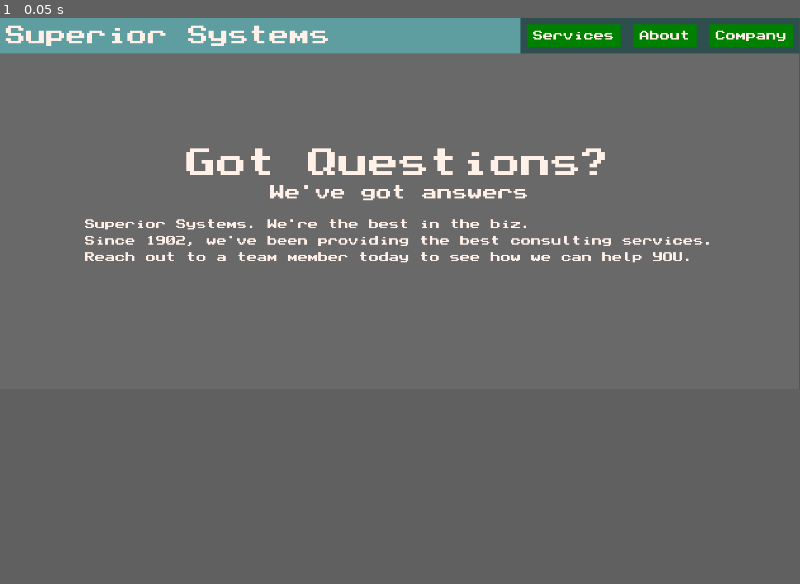
Above: before the commit, frame 1.
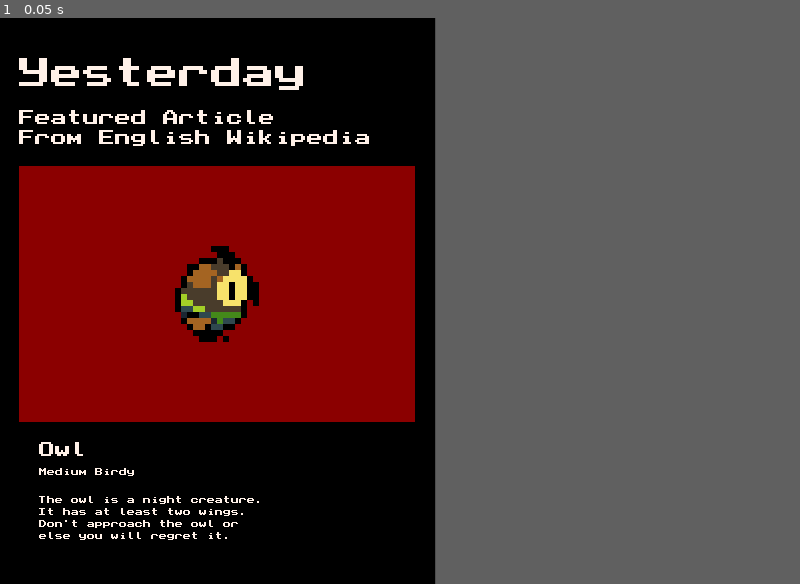
Above: after the commit, the same moment.

Repository: pilsef/drawing-nl
Game: Godot game, scene res://Root.tscn
The game is run twice, just before and just after one commit, with the same random seed, the same clock (stepped at 60 frames per second) and the same inputs.
Inputs:
- Up to frame 1 (0.05 s): no input
In our replay, the window is 800x371 before the commit and 436x566 after it. These sizes can differ from the game's own. Grey fills any space a smaller window leaves; there, only what the larger window draws over its background counts as a difference.

The runs differ from the first frame. In frame 1, 43% of the frame differs, in the area x 0-100%, y 0-100%.

Commit message:
cleanup

Diff:
--- a/Boot.gd
+++ b/Boot.gd
@@ -2,7 +2,7 @@
 
 func _ready():
 
-	var rq_gu = load("res://windo_test.tres").rq_gu
+	var rq_gu = load("res://windo.tres").rq_gu
 	var gu = rq_gu.exec()
 	add_child(gu)
 	gu.position -= gu.bounds.position
--- a/Dir.gd
+++ b/Dir.gd
@@ -10,3 +10,4 @@
 const DOWN = Vector2(0, 1)
 const DOWN_RIGHT = Vector2(1, 1)
 const RIGHT = Vector2(1, 0)
+const NONE = Vector2(0,0)
--- a/Pos.gd
+++ b/Pos.gd
@@ -10,3 +10,4 @@
 const BOTTOM_MIDDLE = Vector2(0.5, 1)
 const BOTTOM_RIGHT = Vector2(1, 1)
 const RIGHT_MIDDLE = Vector2(1, 0.5)
+const MIDDLE = Vector2(0.5, 0.5)
--- a/RenderStep.gd
+++ /dev/null
@@ -1,8 +0,0 @@
-extends Resource
-
-class_name RenderStep
-
-@export var rq_gu : Fn
-
-@export var pos_render = Vector2(0,0)
-@export var dir_render = Vector2(1,1)
--- a/animals/rq_animals.tres
+++ b/animals/rq_animals.tres
@@ -1,42 +1,12 @@
-[gd_resource type="Resource" script_class="FnGuChainNested" load_steps=16 format=3 uid="uid://cqhikc1covocl"]
+[gd_resource type="Resource" script_class="FnGuChainDecorated" load_steps=5 format=3 uid="uid://cqhikc1covocl"]
 
 [ext_resource type="Texture2D" uid="uid://ckpu3yvvwhk67" path="res://tex/polar-bear.png" id="1_f3w3n"]
 [ext_resource type="Texture2D" uid="uid://bw4sxjsv0q3c4" path="res://tex/monkey.png" id="2_vc5f3"]
 [ext_resource type="Texture2D" uid="uid://bwlto3x1rvg2h" path="res://tex/snake.png" id="3_6b7gq"]
-[ext_resource type="Script" path="res://fn/FnGuFromTex.gd" id="4_q1wg1"]
-[ext_resource type="Script" path="res://fn/Fn.gd" id="5_cc02l"]
-[ext_resource type="Script" path="res://fn/FnGuPadded.gd" id="6_386cw"]
-[ext_resource type="Script" path="res://fn/FnGuScaled.gd" id="7_tj0ye"]
-[ext_resource type="Script" path="res://fn/FnGuBackgrounded.gd" id="8_qu82d"]
-[ext_resource type="Script" path="res://fn/FnGuNested.gd" id="9_vqdkt"]
 [ext_resource type="Script" path="res://fn/FnGuChainDecorated.gd" id="10_7xx0u"]
-
-[sub_resource type="Resource" id="Resource_an4ok"]
-script = ExtResource("4_q1wg1")
-
-[sub_resource type="Resource" id="Resource_g2aao"]
-script = ExtResource("6_386cw")
-left = 10
-right = 10
-top = 10
-bottom = 10
-
-[sub_resource type="Resource" id="Resource_i3rkn"]
-script = ExtResource("7_tj0ye")
-scale = 4
-
-[sub_resource type="Resource" id="Resource_jwddm"]
-script = ExtResource("8_qu82d")
-color = Color(0, 0.440087, 0.678219, 1)
-
-[sub_resource type="Resource" id="Resource_cfwuq"]
-script = ExtResource("9_vqdkt")
-arr_rq_hierarchy = Array[ExtResource("5_cc02l")]([SubResource("Resource_g2aao"), SubResource("Resource_i3rkn"), SubResource("Resource_jwddm")])
 
 [resource]
 script = ExtResource("10_7xx0u")
-pos_next_rel = Vector2(1, 1)
-dir_next = Vector2(1, 1)
+pos = Vector2(1, 0)
+dir = Vector2(1, 1)
 arr_baselem = [ExtResource("1_f3w3n"), ExtResource("2_vc5f3"), ExtResource("3_6b7gq")]
-rq_base_template = SubResource("Resource_an4ok")
-rq_nested_template = SubResource("Resource_cfwuq")
--- a/animals/rq_animals_with_text_below.tres
+++ b/animals/rq_animals_with_text_below.tres
@@ -1,40 +1,15 @@
-[gd_resource type="Resource" script_class="FnGuChain" load_steps=14 format=3 uid="uid://casn1i6jd4lpj"]
+[gd_resource type="Resource" script_class="FnGuChain" load_steps=6 format=3 uid="uid://casn1i6jd4lpj"]
 
 [ext_resource type="Script" path="res://fn/Fn.gd" id="1_vechf"]
 [ext_resource type="Resource" uid="uid://cqhikc1covocl" path="res://animals/rq_animals.tres" id="2_ekjwm"]
-[ext_resource type="Script" path="res://fn/FnGuFromTextd.gd" id="3_jk586"]
-[ext_resource type="Script" path="res://fn/FnGuScaled.gd" id="4_8b31l"]
-[ext_resource type="Script" path="res://fn/FnGuPadded.gd" id="5_hwaob"]
-[ext_resource type="Script" path="res://fn/FnGuNested.gd" id="6_ttl1s"]
 [ext_resource type="Script" path="res://fn/FnGuChainDecorated.gd" id="7_dntw1"]
 [ext_resource type="Script" path="res://fn/FnGuChain.gd" id="8_c4rfk"]
 
-[sub_resource type="Resource" id="Resource_47o04"]
-script = ExtResource("3_jk586")
-txt = "default text"
-
-[sub_resource type="Resource" id="Resource_t1kla"]
-script = ExtResource("4_8b31l")
-scale = 2
-
-[sub_resource type="Resource" id="Resource_jtp83"]
-script = ExtResource("5_hwaob")
-left = 0
-right = 0
-top = 50
-bottom = 0
-
-[sub_resource type="Resource" id="Resource_r7asn"]
-script = ExtResource("6_ttl1s")
-arr_rq_hierarchy = Array[ExtResource("1_vechf")]([SubResource("Resource_t1kla"), SubResource("Resource_jtp83")])
-
 [sub_resource type="Resource" id="Resource_nons6"]
 script = ExtResource("7_dntw1")
-pos_next_rel = Vector2(0.5, 1)
-dir_next = Vector2(0, 1)
+pos = Vector2(1, 0)
+dir = Vector2(1, 1)
 arr_baselem = ["One", "Two", "Three"]
-rq_base_template = SubResource("Resource_47o04")
-rq_nested_template = SubResource("Resource_r7asn")
 
 [resource]
 script = ExtResource("8_c4rfk")
--- a/fn/FnGu.gd
+++ b/fn/FnGu.gd
@@ -4,87 +4,9 @@
 
 func exec():
 
-	#return rq_decorated.exec()
+	return
 
-	var rq_draw_links = chained_text(
-		[
-			"Services", "About", "Company"
-		],
-		decorated([
-			scaled(2),
-			padded_a(10),
-			backgrounded(Color.WEB_GREEN),
-			padded_a(10),
-			backgrounded(Color.DARK_SLATE_GRAY)
-		])
-	)
 
-	var rq_draw_title = decorated(
-		[
-			scaled(4),
-			padded_h(10, 300)
-		],
-		stringd("Superior Systems")
-	)
-
-	var rq_header = backgrounded(Color.CADET_BLUE,
-		chained_rq(
-			[
-				rq_draw_links,
-				rq_draw_title
-			],
-			Pos.LEFT_MIDDLE, Dir.LEFT
-		)
-	)
-
-	var rq_blurb = chained_text(
-		[
-			"Superior Systems. We're the best in the biz.",
-			"Since 1902, we've been providing the best consulting services.",
-			"Reach out to a team member today to see how we can help YOU."
-		],
-		decorated([
-			scaled(2),
-			padded_v(10, 0)
-		]),
-		Pos.BOTTOM_LEFT, Dir.DOWN_RIGHT
-	)
-
-	var rq_page = chained_rq(
-		[
-			scaled(6, stringd("Got Questions?")),
-			space_v(10),
-			scaled(3, stringd("We've got answers")),
-			space_v(20),
-			rq_blurb
-		],
-		Pos.BOTTOM_MIDDLE, Dir.DOWN
-	)
-
-	var rq_decorate = decorated(
-		[
-			scaled(2),
-			padded_a(10),
-			backgrounded(Color.MIDNIGHT_BLUE),
-			padded_a(10),
-			backgrounded(Color.BLACK)
-		]
-	)
-
-	#return chained_text_2d(
-		#["Hello", "World", "It's", "Me", "Willem", "Anemonetuhonutho"],
-		#rq_decorate, 3, Vector2.RIGHT, Vector2.DOWN
-	#).exec()
-
-	return backgrounded(Color.DIM_GRAY, chained_rq(
-		[
-			rq_header,
-			space_v(150),
-			rq_page,
-			space_v(200)
-		],
-		Pos.BOTTOM_MIDDLE, Dir.DOWN
-	)).exec()
 
 # top to bottom
 static func decorated(arr_rq_hierarchy:Array[Fn], rq_gu:Fn = null):
@@ -93,20 +15,22 @@
 	rq_decorated.rq_gu = rq_gu
 	return rq_decorated
 
-static func chained_rq(arr_rq_gu:Array, pos = Pos.TOP_RIGHT, dir = Dir.DOWN_RIGHT):
+static func chained_rq(
+	arr_rq_gu:Array, pos = Pos.BOTTOM_LEFT, dir = Dir.DOWN_RIGHT
+):
 	return chained(arr_rq_gu, FnGuFromRq, FnGuFromRq.new(), pos, dir)
 
 static func chained_tex(
-	arr_rq_tex:Array, rq_decorated_unbound:Fn,
+	arr_tex:Array, rq_decorated_unbound:Fn,
 	pos = Pos.TOP_RIGHT, dir = Dir.DOWN_RIGHT
 ):
-	return chained(arr_rq_tex, FnGuFromTex, rq_decorated_unbound, pos, dir)
+	return chained(arr_tex, FnGuFromTex, rq_decorated_unbound, pos, dir)
 
 static func chained_text(
-	arr_rq_text:Array, rq_decorated_unbound:Fn,
-	pos = Pos.TOP_RIGHT, dir = Dir.DOWN_RIGHT
+	arr_text:Array, rq_decorated_unbound:Fn,
+	pos = Pos.BOTTOM_LEFT, dir = Dir.DOWN_RIGHT
 ):
-	return chained(arr_rq_text, FnGuFromTextd, rq_decorated_unbound, pos, dir)
+	return chained(arr_text, FnGuFromTextd, rq_decorated_unbound, pos, dir)
 
 static func chained(
 	arr_baselem:Array, class_baselem, rq_decorated_unbound:Fn,
@@ -186,7 +110,7 @@
 	rq_gu.tex = tex
 	return rq_gu
 
-static func stringd(txt:String) -> Fn:
+static func textd(txt:String) -> Fn:
 	var rq_gu = FnGuFromTextd.new()
 	rq_gu.txt = txt
 	return rq_gu
--- a/fn/FnGuFromColor.gd
+++ b/fn/FnGuFromColor.gd
@@ -3,7 +3,7 @@
 class_name FnGuFromColor
 
 @export var color: Color = Color(0,0,0,0)
-@export var size: Vector2 = Vector2(16,16)
+@export var size: Vector2i = Vector2(16,16)
 
 func exec():
 
--- a/fn/FnGuFromLightswitch.gd
+++ /dev/null
@@ -1,15 +0,0 @@
-extends Fn
-
-class_name FnGuFromLightswitch
-
-@export var is_on: bool
-
-func exec():
-
-	var rq_gu = FnGuFromTex.new()
-	rq_gu.tex = load("res://tex/lightbulb.png")
-
-	var gu = rq_gu.exec()
-	gu.modulate = Color.WHITE if is_on else Color.BLACK
-
-	return gu
--- a/fn/FnGuFromTexCell.gd
+++ /dev/null
@@ -1,19 +0,0 @@
-extends Fn
-
-class_name FnGuFromTexCell
-
-@export var tex: Texture2D
-
-@export var size_cell: Vector2
-@export var coords_cell: Vector2
-
-func exec():
-
-	var atlas_tex = AtlasTexture.new()
-	atlas_tex.atlas = tex
-	atlas_tex.region = Rect2(coords_cell * size_cell, size_cell)
-
-	var rq_gu = FnGuFromTex.new()
-	rq_gu.tex = atlas_tex
-
-	return rq_gu.exec()
--- a/fn/FnGuNew.gd
+++ /dev/null
@@ -1,6 +0,0 @@
-extends Fn
-
-class_name FnGuNew
-
-func exec():
-	return Guber.new()
--- a/fn/FnGuScaled.gd
+++ b/fn/FnGuScaled.gd
@@ -2,7 +2,7 @@
 
 class_name FnGuScaled
 
-@export var scale: int = 2
+@export var scale = 2
 @export var rq_gu: Fn
 
 func exec():
--- a/fn/FnGuTree.gd
+++ /dev/null
@@ -1,18 +0,0 @@
-extends Fn
-
-class_name FnGuTree
-
-@export var rq_gu_root : Fn
-@export var arr_render_step : Array[RenderStep]
-
-func exec():
-
-	var gu_root = rq_gu_root.exec()
-	var rect_root = gu_root.bounds
-
-	for ren_step in arr_render_step:
-		var pos_child = rect_root.position + rect_root.size * ren_step.pos_render
-		var gu_child = ren_step.rq_gu.exec()
-		gu_root.place(gu_child, pos_child, ren_step.dir_render)
-
-	return gu_root
--- a/fn/FnGuVisFromRq.gd
+++ b/fn/FnGuVisFromRq.gd
@@ -10,7 +10,7 @@
 	var rq_col_vals = create_rq_chain(Vector2(0,1))
 
 	for prop in rq.get_property_list():
-		if prop.usage == 8199:
+		if prop.usage == 4102:
 			rq_col_keys.arr_rq_gu.append(create_rq_str(prop["name"]))
 			rq_col_vals.arr_rq_gu.append(create_rq_str(rq.get(prop["name"])))
 
@@ -29,7 +29,7 @@
 #	rq_col.pos_next_rel = Vector2(0,1)
 #
 #	for prop in rq.get_property_list():
-#		if prop.usage == 8199:
+#		if prop.usage == 4102:
 #			var rq_row = create_rq_row([prop["name"], rq.get(prop["name"])])
 #			rq_col.arr_rq_gu.append(rq_row)
 #
--- a/fn/FnVoidEcho.gd
+++ /dev/null
@@ -1,8 +0,0 @@
-extends Fn
-
-class_name FnVoidEcho
-
-@export var string: String
-
-func exec():
-	print(string)
--- /dev/null
+++ b/fn/examples/FnGuSuperiorSystems.gd
@@ -0,0 +1,67 @@
+extends FnGu
+
+func exec():
+	var rq_draw_links = chained_text(
+		[
+			"Services", "About", "Company"
+		],
+		decorated([
+			scaled(2),
+			padded_a(10),
+			backgrounded(Color.WEB_GREEN),
+			padded_a(10),
+			backgrounded(Color.DARK_SLATE_GRAY)
+		])
+	)
+
+	var rq_draw_title = decorated(
+		[
+			scaled(4),
+			padded_h(10, 300)
+		],
+		textd("Superior Systems")
+	)
+
+	var rq_header = backgrounded(Color.CADET_BLUE,
+		chained_rq(
+			[
+				rq_draw_links,
+				rq_draw_title
+			],
+			Pos.LEFT_MIDDLE, Dir.LEFT
+		)
+	)
+
+	var rq_blurb = chained_text(
+		[
+			"Superior Systems. We're the best in the biz.",
+			"Since 1902, we've been providing the best consulting services.",
+			"Reach out to a team member today to see how we can help YOU."
+		],
+		decorated([
+			scaled(2),
+			padded_v(10, 0)
+		]),
+		Pos.BOTTOM_LEFT, Dir.DOWN_RIGHT
+	)
+
+	var rq_page = chained_rq(
+		[
+			scaled(6, textd("Got Questions?")),
+			space_v(10),
+			scaled(3, textd("We've got answers")),
+			space_v(20),
+			rq_blurb
+		],
+		Pos.BOTTOM_MIDDLE, Dir.DOWN
+	)
+
+	return backgrounded(Color.DIM_GRAY, chained_rq(
+		[
+			rq_header,
+			space_v(150),
+			rq_page,
+			space_v(200)
+		],
+		Pos.BOTTOM_MIDDLE, Dir.DOWN
+	)).exec()
--- /dev/null
+++ b/fn/examples/FnGuWikiPage.gd
@@ -0,0 +1,63 @@
+extends FnGu
+
+class_name FnGuWikiPage
+
+@export var tex_img = load("res://tex/pufferfish.png")
+@export var str_name = "Pufferfish"
+@export var str_classification = "Aquatic creature"
+@export var arr_desc = [
+	"The pufferfish is a water creature",
+	"capable of swimming at high speeds.",
+	"Don't approach the pufferfish or",
+	"else you will regret it."
+]
+
+func exec():
+
+	var top_block = chained_rq(
+		[
+			scaled(4, textd("Yesterday")),
+			space_v(20),
+			scaled(2, textd("Featured Article")),
+			space_v(4),
+			scaled(2, textd("From English Wikipedia"))
+		], Pos.BOTTOM_LEFT, Dir.DOWN_RIGHT
+	)
+
+	var rq_pufferfish_photo = decorated(
+		[
+			scaled(6),
+			padded(150, 150, 80, 80),
+			backgrounded(Color.DARK_RED)
+		], tex(tex_img)
+	)
+
+	var rq_description = chained_rq(
+		[
+			scaled(2, textd(str_name)),
+			space_v(10),
+			textd(str_classification),
+			space_v(20),
+			chained_text(
+				arr_desc,
+				padded_v(0, 4)
+			)
+		]
+	)
+
+	var rq_content = chained_rq(
+		[
+			top_block,
+			space_v(20),
+			rq_pufferfish_photo,
+			space_v(20),
+			padded(20, 0, 0, 0, rq_description)
+		], Pos.BOTTOM_LEFT, Dir.DOWN_RIGHT
+	)
+
+	return decorated(
+		[
+			padded(20, 20, 40, 40),
+			backgrounded(Color.BLACK)
+		], rq_content
+	).exec()
--- a/rq/rq_gu_from_img_cell_test.tres
+++ /dev/null
@@ -1,10 +0,0 @@
-[gd_resource type="Resource" load_steps=3 format=2]
-
-[ext_resource type="Script" path="res://fn/FnGuFromTexCell.gd" id="1"]
-[ext_resource type="Texture2D" uid="uid://betc1sdab514p" path="res://tex/lightbulb.png" id="2"]
-
-[resource]
-script = ExtResource( 1 )
-tex = ExtResource( 2 )
-size_cell = Vector2( 64, 64 )
-coords_cell = Vector2( 4, 2 )
--- a/rq/rq_gu_from_lightswitch_test.tres
+++ /dev/null
@@ -1,7 +0,0 @@
-[gd_resource type="Resource" load_steps=2 format=2]
-
-[ext_resource type="Script" path="res://fn/FnGuFromLightswitch.gd" id="1"]
-
-[resource]
-script = ExtResource( 1 )
-is_on = true
--- a/rq/rq_gu_padded_test.tres
+++ b/rq/rq_gu_padded_test.tres
@@ -1,27 +1,31 @@
-[gd_resource type="Resource" load_steps=7 format=2]
+[gd_resource type="Resource" script_class="FnGuPadded" load_steps=7 format=3 uid="uid://ohhyy4e0uq5a"]
 
 [ext_resource type="Script" path="res://fn/FnGuPadded.gd" id="1"]
 [ext_resource type="Script" path="res://fn/FnGuBackgrounded.gd" id="2"]
 [ext_resource type="Script" path="res://fn/FnGuFromColor.gd" id="3"]
 
-[sub_resource type="Resource" id=1]
-script = ExtResource( 3 )
-color = Color( 0.580392, 0.0745098, 0.0745098, 1 )
-size = Vector2( 16, 16 )
+[sub_resource type="Resource" id="1"]
+script = ExtResource("3")
+color = Color(0.580392, 0.0745098, 0.0745098, 1)
+size = Vector2i(16, 16)
 
-[sub_resource type="Resource" id=2]
-script = ExtResource( 1 )
-rq_gu = SubResource( 1 )
-topLeft = Vector2( 10, 10 )
-bottomRight = Vector2( 10, 10 )
+[sub_resource type="Resource" id="2"]
+script = ExtResource("1")
+rq_gu = SubResource("1")
+left = 0
+right = 0
+top = 0
+bottom = 0
 
-[sub_resource type="Resource" id=3]
-script = ExtResource( 2 )
-color = Color( 0.0235294, 0.113725, 0.462745, 1 )
-rq_gu = SubResource( 2 )
+[sub_resource type="Resource" id="3"]
+script = ExtResource("2")
+color = Color(0.0235294, 0.113725, 0.462745, 1)
+rq_gu = SubResource("2")
 
 [resource]
-script = ExtResource( 1 )
-rq_gu = SubResource( 3 )
-topLeft = Vector2( 0, 0 )
-bottomRight = Vector2( 0, 0 )
+script = ExtResource("1")
+rq_gu = SubResource("3")
+left = 10
+right = 10
+top = 10
+bottom = 10
--- a/rq/rq_void_echo_test.tres
+++ /dev/null
@@ -1,7 +0,0 @@
-[gd_resource type="Resource" load_steps=2 format=2]
-
-[ext_resource type="Script" path="res://fn/FnVoidEcho.gd" id="1"]
-
-[resource]
-script = ExtResource( 1 )
-string = "5"
--- a/windo.tres
+++ b/windo.tres
@@ -1,69 +1,16 @@
-[gd_resource type="Resource" script_class="Windo" load_steps=21 format=3 uid="uid://dyd8mqo46uvi6"]
+[gd_resource type="Resource" script_class="Windo" load_steps=5 format=3 uid="uid://dyd8mqo46uvi6"]
 
 [ext_resource type="Script" path="res://Windo.gd" id="1"]
-[ext_resource type="Script" path="res://RenderStep.gd" id="1_h0nqo"]
-[ext_resource type="Resource" uid="uid://co5qqyh6w4dnr" path="res://everypage/header_bg.tres" id="1_rpr6a"]
-[ext_resource type="Resource" uid="uid://bm4p0vgcmrv26" path="res://everypage/txt_everypage.tres" id="2_veoul"]
-[ext_resource type="Script" path="res://fn/FnGuFromTextd.gd" id="3_0pjcn"]
-[ext_resource type="Script" path="res://fn/Fn.gd" id="3_tyad8"]
-[ext_resource type="Script" path="res://fn/FnGuTree.gd" id="4_lko3c"]
-[ext_resource type="Script" path="res://fn/FnGuScaled.gd" id="5_f6ln4"]
-[ext_resource type="Script" path="res://fn/FnGuPadded.gd" id="6_stqf7"]
-[ext_resource type="Script" path="res://fn/FnGuNested.gd" id="7_0r841"]
-[ext_resource type="Script" path="res://fn/FnGuChainDecorated.gd" id="8_e15h1"]
+[ext_resource type="Script" path="res://fn/examples/FnGuWikiPage.gd" id="1_nb7k4"]
+[ext_resource type="Texture2D" uid="uid://tbr18xvqglpy" path="res://tex/owl.png" id="2_erqo3"]
 
-[sub_resource type="Resource" id="Resource_jnlt7"]
-script = ExtResource("6_stqf7")
-rq_gu = ExtResource("2_veoul")
-left = 20
-right = 0
-top = 0
-bottom = 0
-
-[sub_resource type="Resource" id="Resource_teuw6"]
-script = ExtResource("1_h0nqo")
-rq_gu = SubResource("Resource_jnlt7")
-pos_render = Vector2(0, 0.5)
-dir_render = Vector2(1, 0)
-
-[sub_resource type="Resource" id="Resource_pw88b"]
-script = ExtResource("3_0pjcn")
-txt = "default text"
-
-[sub_resource type="Resource" id="Resource_n55y6"]
-script = ExtResource("5_f6ln4")
-scale = 2
-
-[sub_resource type="Resource" id="Resource_rsu1l"]
-script = ExtResource("6_stqf7")
-left = 20
-right = 20
-top = 0
-bottom = 0
-
-[sub_resource type="Resource" id="Resource_2jcxu"]
-script = ExtResource("7_0r841")
-arr_rq_hierarchy = Array[ExtResource("3_tyad8")]([SubResource("Resource_n55y6"), SubResource("Resource_rsu1l")])
-
-[sub_resource type="Resource" id="Resource_gv3jw"]
-script = ExtResource("8_e15h1")
-pos_next_rel = Vector2(0, 0)
-dir_next = Vector2(-1, 1)
-arr_baselem = ["Blog", "Examples", "Tutorials"]
-rq_base_template = SubResource("Resource_pw88b")
-rq_nested_template = SubResource("Resource_2jcxu")
-
-[sub_resource type="Resource" id="Resource_rqs6l"]
-script = ExtResource("1_h0nqo")
-rq_gu = SubResource("Resource_gv3jw")
-pos_render = Vector2(1, 0.5)
-dir_render = Vector2(-1, 0)
-
-[sub_resource type="Resource" id="Resource_ktysp"]
-script = ExtResource("4_lko3c")
-rq_gu_root = ExtResource("1_rpr6a")
-arr_render_step = Array[ExtResource("1_h0nqo")]([SubResource("Resource_teuw6"), SubResource("Resource_rqs6l")])
+[sub_resource type="Resource" id="Resource_e7s06"]
+script = ExtResource("1_nb7k4")
+tex_img = ExtResource("2_erqo3")
+str_name = "Owl"
+str_classification = "Medium Birdy"
+arr_desc = ["The owl is a night creature.", "It has at least two wings.", "Don't approach the owl or", "else you will regret it."]
 
 [resource]
 script = ExtResource("1")
-rq_gu = SubResource("Resource_ktysp")
+rq_gu = SubResource("Resource_e7s06")
--- a/windo_test.tres
+++ b/windo_test.tres
@@ -1,11 +1,13 @@
-[gd_resource type="Resource" script_class="Windo" load_steps=4 format=3 uid="uid://dwml170ghlyxm"]
+[gd_resource type="Resource" script_class="Windo" load_steps=5 format=3 uid="uid://dwml170ghlyxm"]
 
-[ext_resource type="Script" path="res://fn/FnGu.gd" id="1_u8jdq"]
+[ext_resource type="Resource" uid="uid://ohhyy4e0uq5a" path="res://rq/rq_gu_padded_test.tres" id="1_jn841"]
 [ext_resource type="Script" path="res://Windo.gd" id="1_wwyl7"]
+[ext_resource type="Script" path="res://fn/FnGuVisFromRq.gd" id="2_wcstt"]
 
-[sub_resource type="Resource" id="Resource_fm80m"]
-script = ExtResource("1_u8jdq")
+[sub_resource type="Resource" id="Resource_3pum3"]
+script = ExtResource("2_wcstt")
+rq = ExtResource("1_jn841")
 
 [resource]
 script = ExtResource("1_wwyl7")
-rq_gu = SubResource("Resource_fm80m")
+rq_gu = SubResource("Resource_3pum3")
Renamed: fn/FnGuNested.gd -> fn/FnGuDecorated.gd
